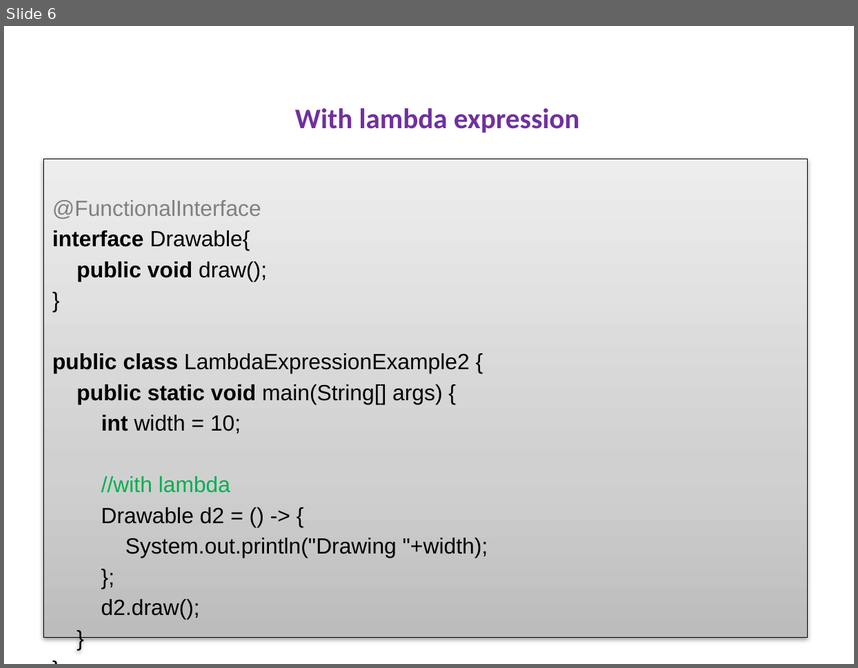
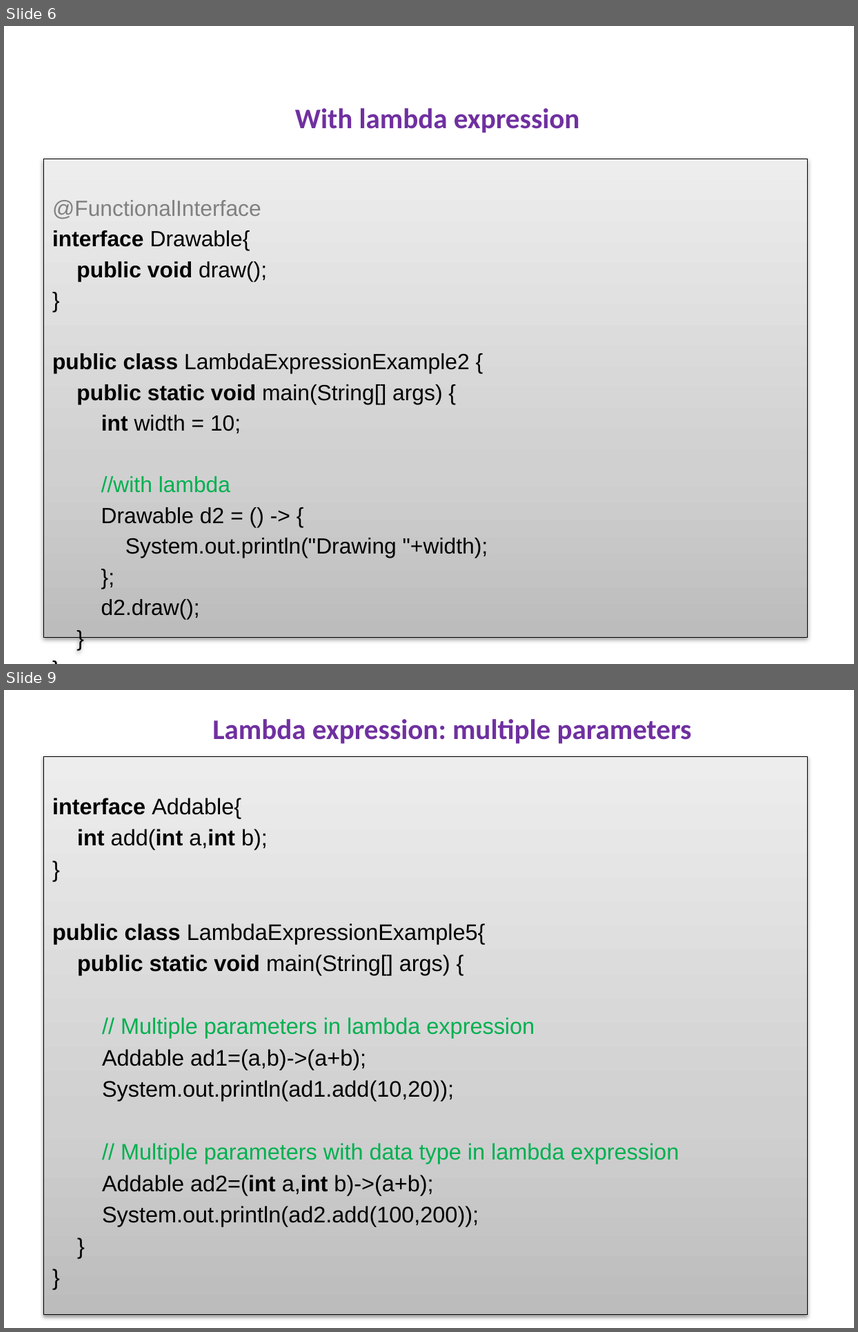
Before and after one commit to Rekklas/lambdas_presentation, a slide deck: lambdas.pptx. Shown one above the other, each under a label of ours: slide 6 before the commit, slides 6 and 9 after it; the slides between them are not shown. The pictures are 858x668 and 858x1332 pixels, drawn with LibreOffice and Linux fonts; fonts in the diff are those of the drawing. Boxes give left, top, right and bottom in pixels: in the first picture for what was removed or moved away, otherwise in the second. Text is boxed around its words. In the diff, an @@ line names an element or a change of style, - is before the commit and + after.

Commit message:
added 4 slides about parameters and return keyword

```diff
--- a/lambdas.pptx
+++ b/lambdas.pptx
@@ slide 9 added at (4, 690, 854, 1328), background #FFFFFF @@
@@ text added at (212, 719, 692, 744), 24 pt, text #7030A0, bold @@
+Lambda expression: multiple parameters
@@ text added at (44, 756, 807, 1314), fill gradient #BDBDBD to #D1D1D1 to #EEEEEE, outline #000000 0.75 pt, 19 pt, text #000000 @@
+interface Addable{
+int add(int a,int b);
+}
+public class LambdaExpressionExample5{
+public static void main(String[] args) {
+// Multiple parameters in lambda expression
+Addable ad1=(a,b)->(a+b);
+System.out.println(ad1.add(10,20));
+// Multiple parameters with data type in lambda expression
+Addable ad2=(int a,int b)->(a+b);
+System.out.println(ad2.add(100,200));
+}
+}
```
Also in this commit, not shown: 3 other slides added.
